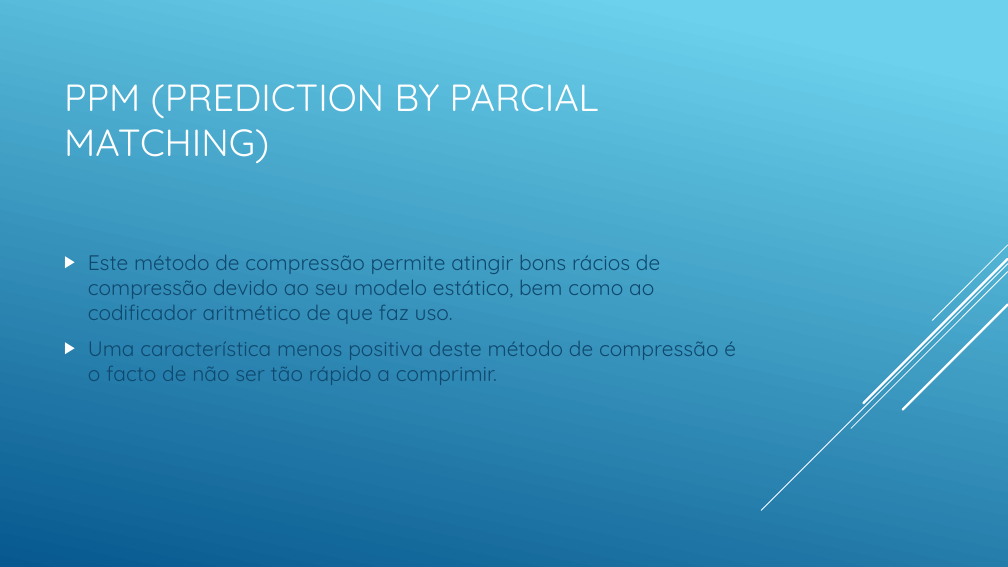
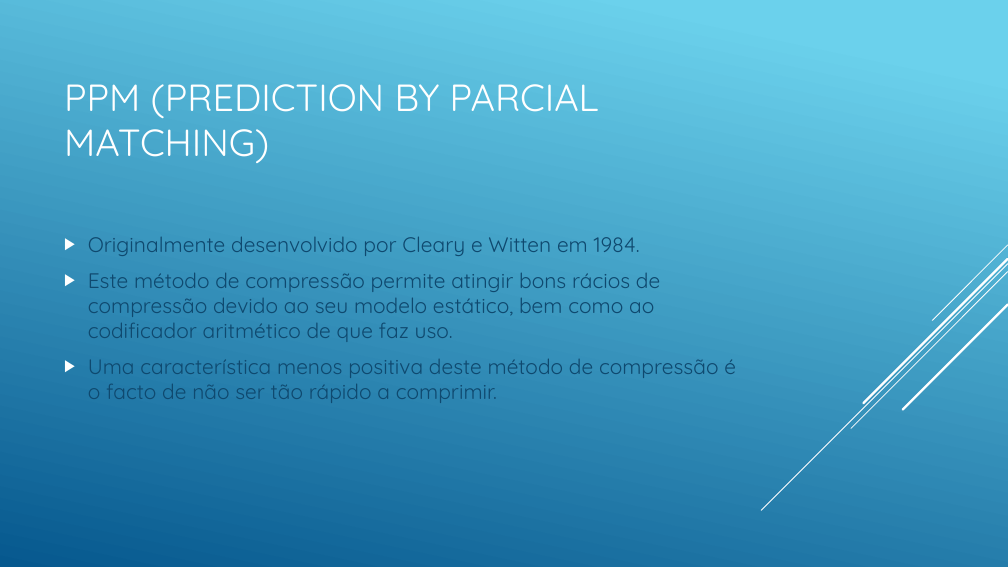
Before and after one commit to fabirino/TI_TP2, a slide deck: slide 6 of Apresentacao.pptx. Drawn at 1008x567 pixels with LibreOffice and Linux fonts; fonts in the diff are those of the drawing. Boxes give left, top, right and bottom in pixels: in the first picture for what was removed or moved away, otherwise in the second. Text is boxed around its words. In the diff, an @@ line names an element or a change of style, - is before the commit and + after.

```diff
--- a/Apresentacao.pptx
+++ b/Apresentacao.pptx
@@ text at box(88, 237, 640, 256): paragraph added @@
+▶ Originalmente desenvolvido por Cleary e Witten em 1984.
```
Also in this commit, not shown: 5 other slides changed, 2 slides added, 1 slide removed, 3 other files.
